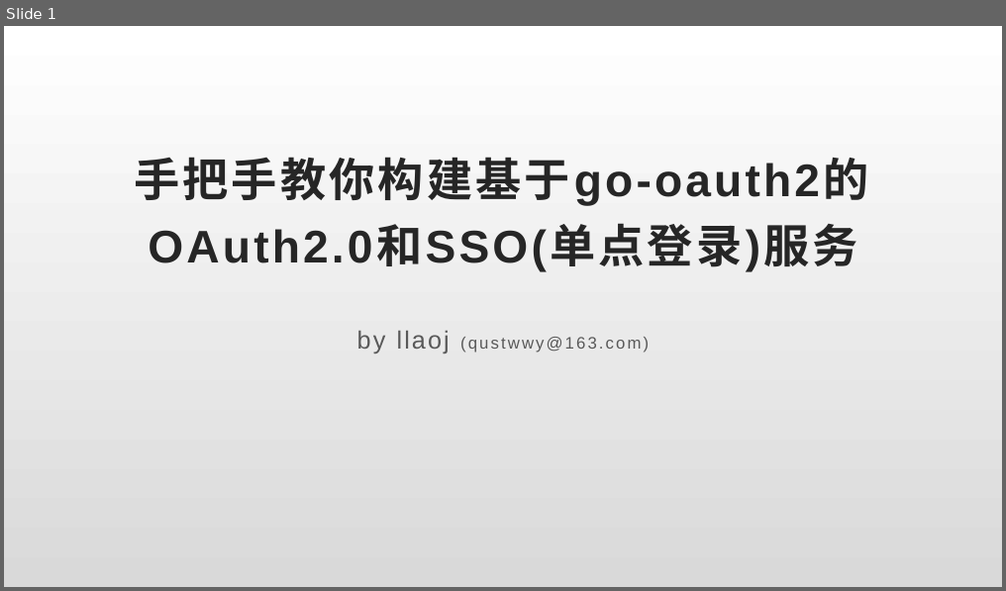
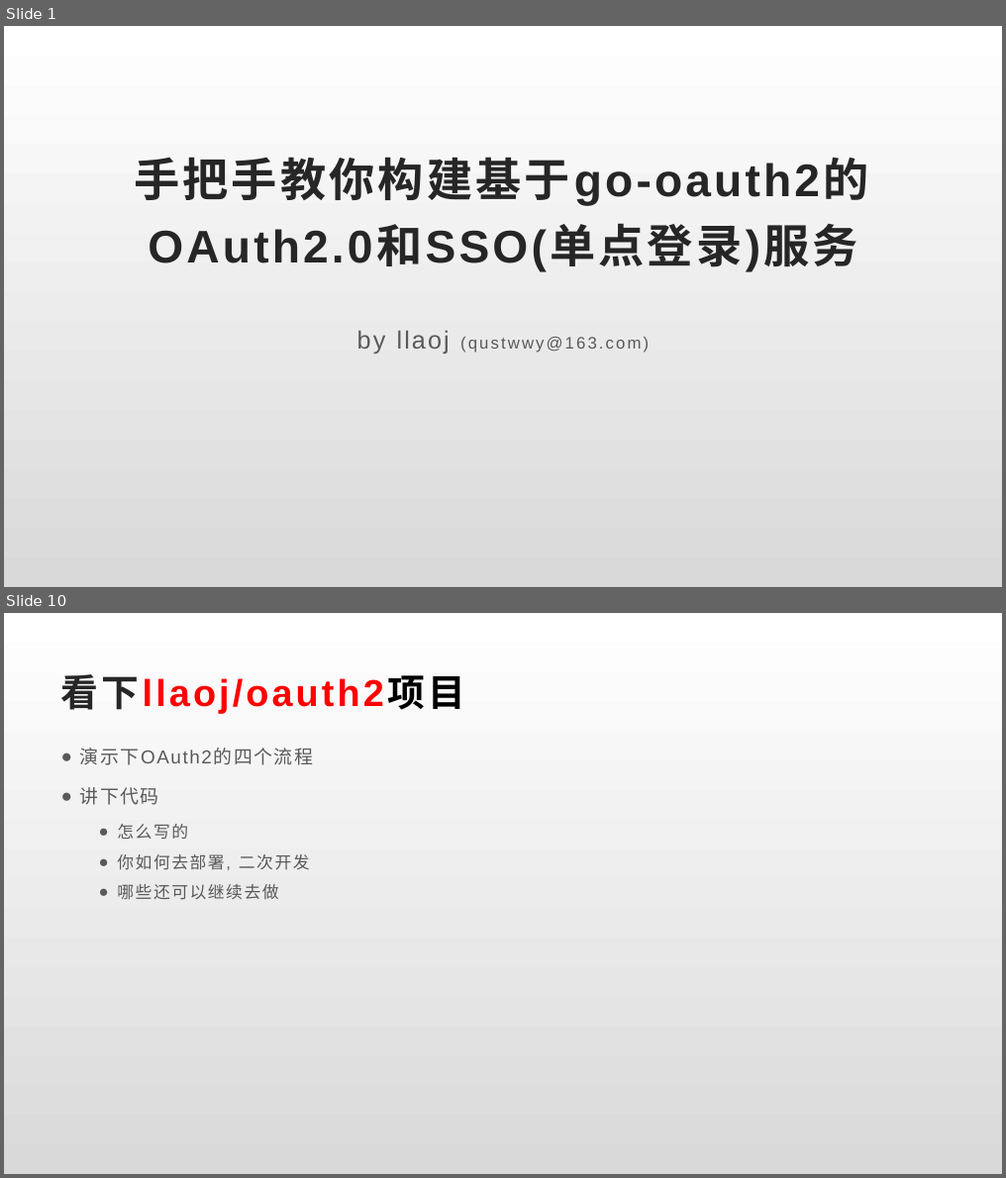
Before and after one commit to llaoj/my-share, a slide deck: gooauth/index.pptx. Shown one above the other, each under a label of ours: slide 1 before the commit, slides 1 and 10 after it; the slides between them are not shown. The pictures are 1006x591 and 1006x1178 pixels, drawn with LibreOffice and Linux fonts; fonts in the diff are those of the drawing. Boxes give left, top, right and bottom in pixels: in the first picture for what was removed or moved away, otherwise in the second. Text is boxed around its words. In the diff, an @@ line names an element or a change of style, - is before the commit and + after.

```diff
--- a/gooauth/index.pptx
+++ b/gooauth/index.pptx
@@ slide 10 added at bbox=[4, 613, 1002, 1174], background #FFFFFF @@
@@ title added at bbox=[61, 674, 465, 714], 36 pt, text #FF0000, bold @@
+看下llaoj/oauth2项目
@@ text added at bbox=[80, 748, 314, 900], 16 pt, text #595959 @@
+● 演示下OAuth2的四个流程
+● 讲下代码
+  ● 怎么写的
+  ● 你如何去部署, 二次开发
+  ● 哪些还可以继续去做
```
Also in this commit, not shown: 2 slides changed, 7 other slides added, 2 slides removed.
